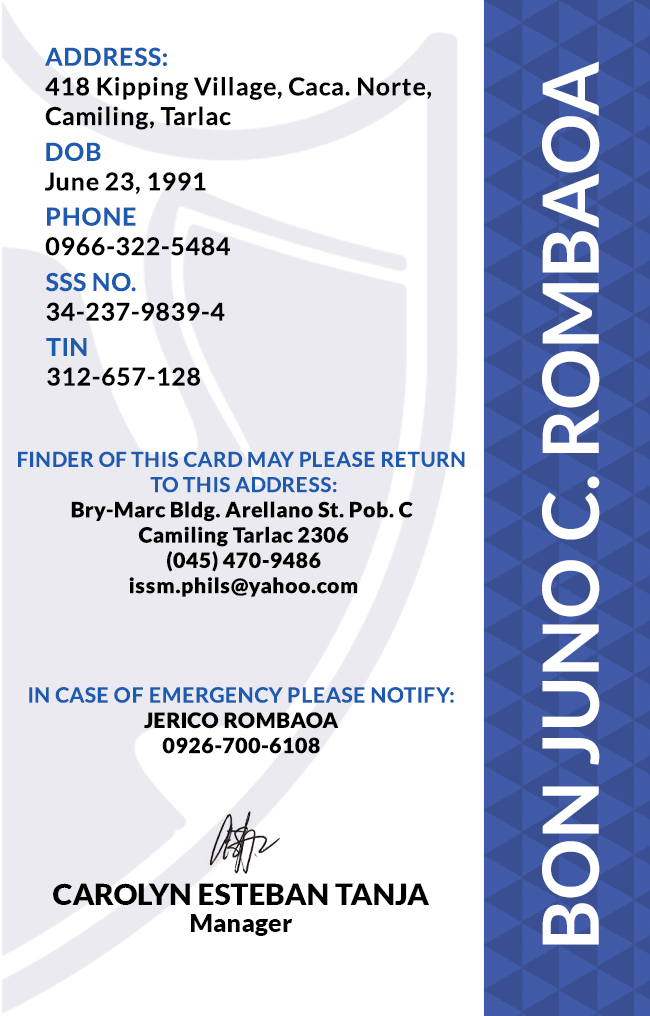
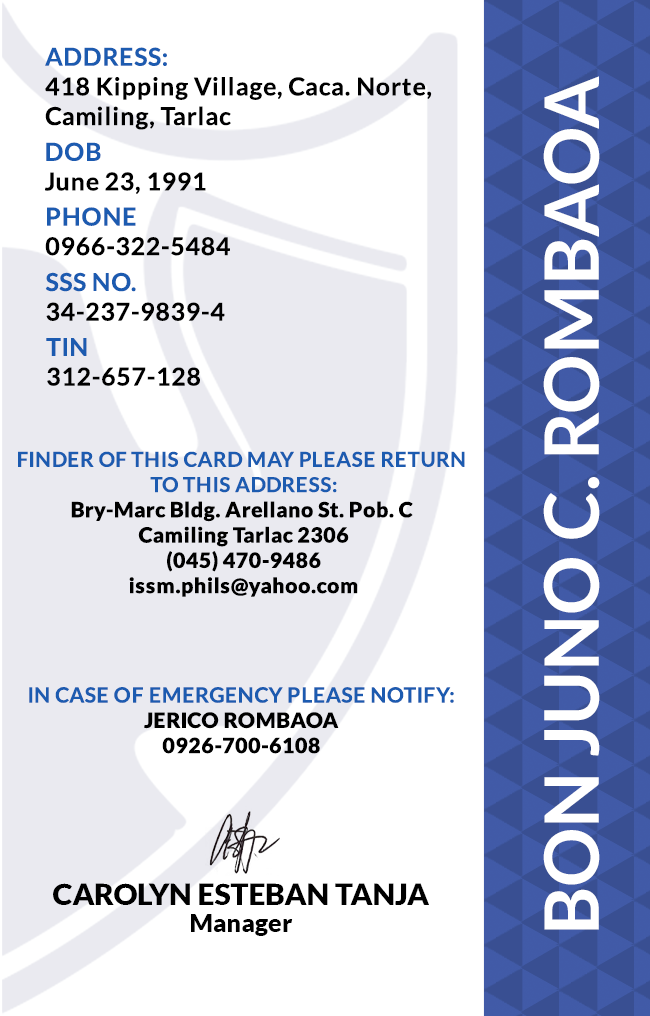
Before/after of a 650x1016 layered artwork. What changed in the layer stack:
painted on "BON JUNO C. ROMBAOA" over [542, 61, 600, 945]
